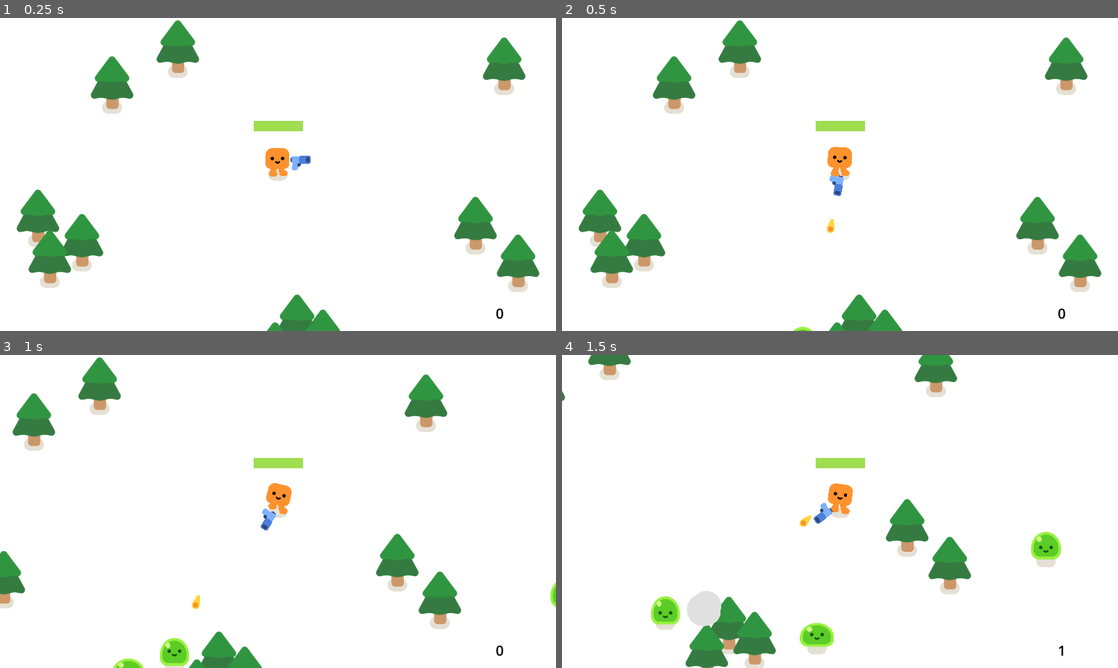
Above: before the commit, frames 1-4 (two rows, left to right).
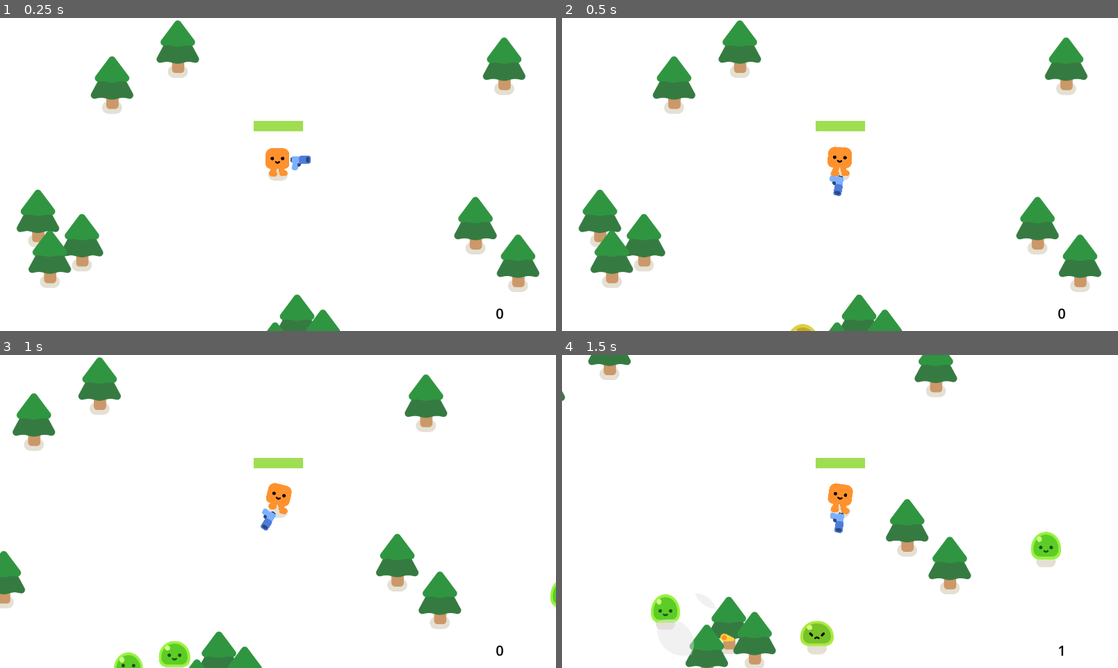
Above: after the commit, the same moments.

Repository: dpassailaigue/QGDC_Game_Jam_2026_DArtagnan_Gavin
Game: Godot game, scene res://survivors_game.tscn
Same seed, same stepped clock (60 frames per second), same inputs: the game is played once before the commit and once after it.
Inputs:
- Up to frame 1 (0.25 s): no input
- Up to frame 2 (0.5 s): no input
- Up to frame 3 (1 s): hold D (move_right) from 0.53 s (still down)
- Up to frame 4 (1.5 s): release D (move_right) at 1.28 s; hold S (move_down) from 1.28 s (still down)

Frame 1 is identical in both runs. In frame 2, 0.1% of the frame differs, in the area x 41-49%, y 64-100%; in frame 3, 0.4%; in frame 4, 1.3%, in the area x 16-51%, y 47-96%.

Commit message:
Lightning weapon and Chaining Added
Upped the speed of the bullet to appear more like an instantaneous lightning bolt. Also added chaining effect where bullet seeks out new enemy after firing

Diff:
--- a/Game Jam Project/bullet_2d.gd
+++ b/Game Jam Project/bullet_2d.gd
@@ -1,12 +1,13 @@
 extends Area2D
 
-
+var chain_length = 2
+var chain = chain_length
 var travelled_distance = 0
 
 
 func _physics_process(delta):
-	const SPEED = 1000
-	const RANGE = 1200
+	const SPEED = 10000
+	const RANGE = 12000
 
 	position += Vector2.RIGHT.rotated(rotation) * SPEED * delta
 
@@ -14,8 +15,23 @@
 	if travelled_distance > RANGE:
 		queue_free()
 
+func find_enemy():
+	var enemies_in_range = %EnemyScanner.get_overlapping_bodies()
+	var closest_body = null
+	var min_distance = INF
+	for body in enemies_in_range:
+		var dist = global_position.distance_to(body.global_position)
+		if dist < min_distance and dist >= 100:
+			closest_body = body
+			min_distance = dist
+	if closest_body:
+		look_at(closest_body.global_position)
 
 func _on_body_entered(body):
-	queue_free()
+	chain -= 1
+	if chain <= 0:
+		queue_free()
+	else:
+		find_enemy()
 	if body.has_method("take_damage"):
 		body.take_damage()
--- a/Game Jam Project/bullet_2d.tscn
+++ b/Game Jam Project/bullet_2d.tscn
@@ -5,6 +5,9 @@
 
 [sub_resource type="CircleShape2D" id="CircleShape2D_naqkr"]
 radius = 15.0333
+
+[sub_resource type="CircleShape2D" id="CircleShape2D_e2vlj"]
+radius = 987.0
 
 [node name="Bullet2D" type="Area2D" unique_id=336674534]
 top_level = true
@@ -20,4 +23,12 @@
 [node name="CollisionShape2D" type="CollisionShape2D" parent="." unique_id=1998346021]
 shape = SubResource("CircleShape2D_naqkr")
 
+[node name="EnemyScanner" type="Area2D" parent="." unique_id=820848750]
+unique_name_in_owner = true
+collision_layer = 0
+collision_mask = 2
+
+[node name="CollisionShape2D" type="CollisionShape2D" parent="EnemyScanner" unique_id=295698231]
+shape = SubResource("CircleShape2D_e2vlj")
+
 [connection signal="body_entered" from="." to="." method="_on_body_entered"]
--- a/Game Jam Project/gun.gd
+++ b/Game Jam Project/gun.gd
@@ -3,9 +3,15 @@
 
 func _process(_delta):
 	var enemies_in_range = get_overlapping_bodies()
+	var closest_body = null
+	var min_distance = INF
+	for body in enemies_in_range:
+		var dist = global_position.distance_to(body.global_position)
+		if dist < min_distance:
+			closest_body = body
+			min_distance = dist
 	if enemies_in_range.size() > 0:
-		var target_enemy = enemies_in_range.front()
-		look_at(target_enemy.global_position)
+		look_at(closest_body.global_position)
 
 
 func shoot():
--- a/Game Jam Project/project.godot
+++ b/Game Jam Project/project.godot
@@ -93,6 +93,10 @@
 
 enabled=PackedStringArray("res://addons/colorpicker_presets/plugin.cfg")
 
+[global_group]
+
+environment=""
+
 [input]
 
 move_left={
--- a/Game Jam Project/survivors_game.tscn
+++ b/Game Jam Project/survivors_game.tscn
@@ -71,37 +71,37 @@
 grow_horizontal = 2
 grow_vertical = 2
 
-[node name="PineTree" parent="." unique_id=1536469701 instance=ExtResource("3_6h7ij")]
+[node name="PineTree" parent="." unique_id=1536469701 groups=["environment"] instance=ExtResource("3_6h7ij")]
 position = Vector2(66, 591)
 
-[node name="PineTree2" parent="." unique_id=896816878 instance=ExtResource("3_6h7ij")]
+[node name="PineTree2" parent="." unique_id=896816878 groups=["environment"] instance=ExtResource("3_6h7ij")]
 position = Vector2(155, 643)
 
-[node name="PineTree3" parent="." unique_id=466383871 instance=ExtResource("3_6h7ij")]
+[node name="PineTree3" parent="." unique_id=466383871 groups=["environment"] instance=ExtResource("3_6h7ij")]
 position = Vector2(-9.99997, 687)
 
-[node name="PineTree4" parent="." unique_id=50880364 instance=ExtResource("3_6h7ij")]
+[node name="PineTree4" parent="." unique_id=50880364 groups=["environment"] instance=ExtResource("3_6h7ij")]
 position = Vector2(682, 254)
 
-[node name="PineTree5" parent="." unique_id=1152293371 instance=ExtResource("3_6h7ij")]
+[node name="PineTree5" parent="." unique_id=1152293371 groups=["environment"] instance=ExtResource("3_6h7ij")]
 position = Vector2(829, 384)
 
-[node name="PineTree11" parent="." unique_id=1342470195 instance=ExtResource("3_6h7ij")]
+[node name="PineTree11" parent="." unique_id=1342470195 groups=["environment"] instance=ExtResource("3_6h7ij")]
 position = Vector2(781, -296)
 
-[node name="PineTree6" parent="." unique_id=658083171 instance=ExtResource("3_6h7ij")]
+[node name="PineTree6" parent="." unique_id=658083171 groups=["environment"] instance=ExtResource("3_6h7ij")]
 position = Vector2(-677, 313)
 
-[node name="PineTree7" parent="." unique_id=767266513 instance=ExtResource("3_6h7ij")]
+[node name="PineTree7" parent="." unique_id=767266513 groups=["environment"] instance=ExtResource("3_6h7ij")]
 position = Vector2(-788, 370)
 
-[node name="PineTree8" parent="." unique_id=1473712656 instance=ExtResource("3_6h7ij")]
+[node name="PineTree8" parent="." unique_id=1473712656 groups=["environment"] instance=ExtResource("3_6h7ij")]
 position = Vector2(-829, 229)
 
-[node name="PineTree9" parent="." unique_id=2039282013 instance=ExtResource("3_6h7ij")]
+[node name="PineTree9" parent="." unique_id=2039282013 groups=["environment"] instance=ExtResource("3_6h7ij")]
 position = Vector2(-346, -355)
 
-[node name="PineTree10" parent="." unique_id=1043826134 instance=ExtResource("3_6h7ij")]
+[node name="PineTree10" parent="." unique_id=1043826134 groups=["environment"] instance=ExtResource("3_6h7ij")]
 position = Vector2(-573, -231)
 
 [node name="UpgradeScreen" type="CanvasLayer" parent="." unique_id=1191910023]
Not shown, added: Game Jam Project/gun.tscn9961409037.tmp
Not shown, added: Game Jam Project/gun.tscn9968287064.tmp
